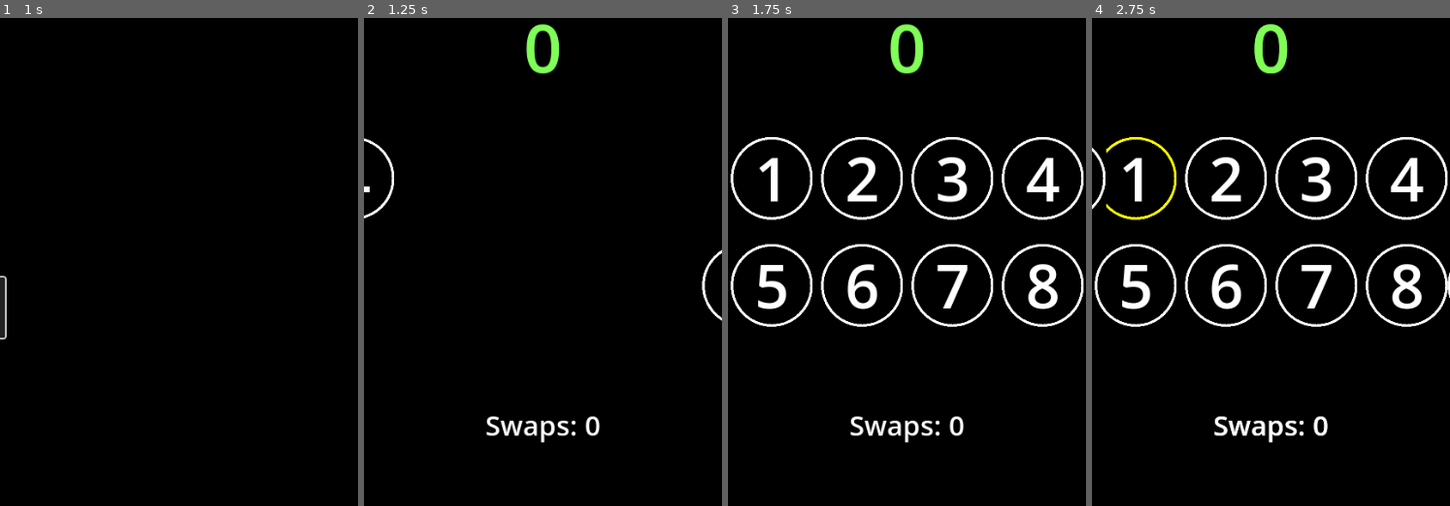
Above: before the commit, frames 1-4 (left to right).
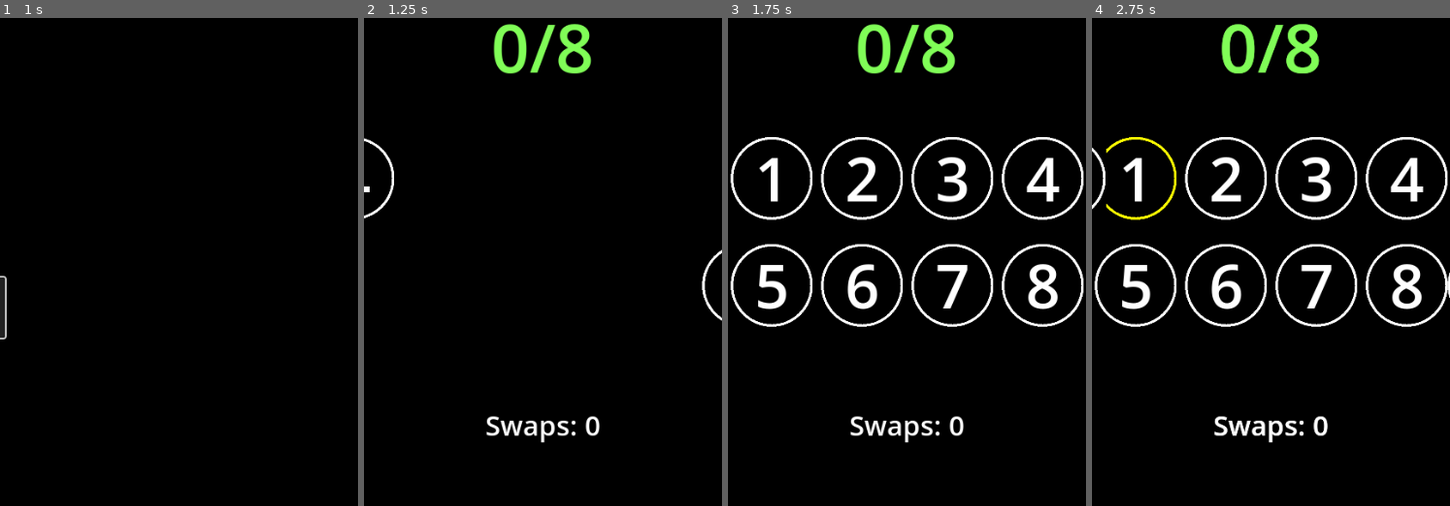
Above: after the commit, the same moments.

Repository: XanderMax/unshuffle
Game: Godot game, scene res://scenes/main.tscn
Two runs of this game, one before a commit and one after it. Both use one fixed random seed, a clock stepped at 60 frames per second and the inputs below.
Inputs (mouse positions are in pixels of both pictures, inside the frame that each line leads up to):
- Up to frame 1 (1 s): click "NEW GAME" at 0.5 s
- Up to frame 2 (1.25 s): no input
- Up to frame 3 (1.75 s): move the mouse to (985, 330) at 1.27 s; click (985, 330) at 1.42 s
- Up to frame 4 (2.75 s): tap Enter at 2 s; move the mouse to (1134, 179) at 2.02 s; click (1134, 179) at 2.17 s

Frame 1 is identical in both runs. In frame 2, 1.7% of the frame differs, in the area x 36-64%, y 1-12%; in frame 3, 1.7%; in frame 4, 1.8%.

Commit message:
Use n/8 format for matches

Diff:
--- a/godot/scenes/game_screen.gd
+++ b/godot/scenes/game_screen.gd
@@ -39,7 +39,7 @@
 
 func _update_matches() -> int:
 	var matches: int = _count_matches()
-	$CenterContainer/MatchCountLabel.text = str(matches)
+	$CenterContainer/MatchCountLabel.text = "%d/8" % matches
 	return matches
 
 
